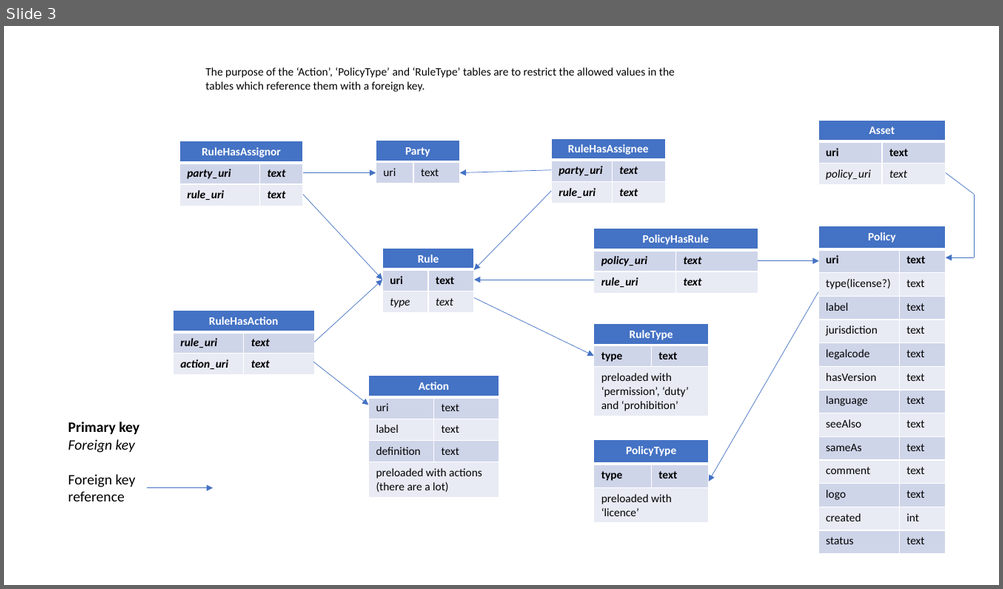
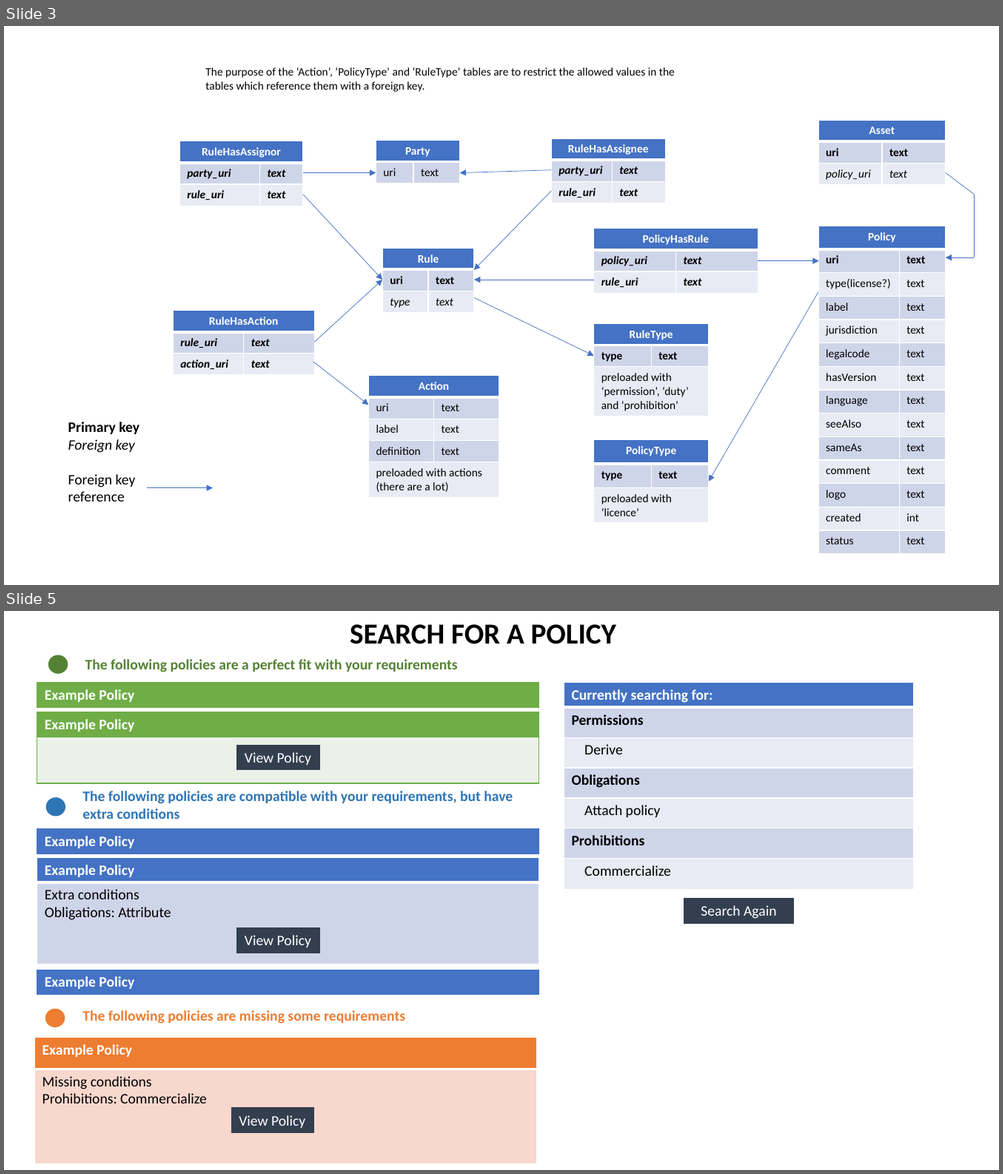
Before and after one commit to CSIRO-enviro-informatics/licences-catalogue, a slide deck: _docs/DataModel.pptx. Shown one above the other, each under a label of ours: slide 3 before the commit, slides 3 and 5 after it; the slides between them are not shown. The pictures are 1003x589 and 1003x1174 pixels, drawn with LibreOffice and Linux fonts; fonts in the diff are those of the drawing. Boxes give left, top, right and bottom in pixels: in the first picture for what was removed or moved away, otherwise in the second. Text is boxed around its words. In the diff, an @@ line names an element or a change of style, - is before the commit and + after.

Commit message:
Added mockup for policy search pages to _docs

```diff
--- a/_docs/DataModel.pptx
+++ b/_docs/DataModel.pptx
@@ slide 5 added at (4,611,999,1170), background #FFFFFF @@
@@ text added at (350,624,616,644), 28 pt, text #000000, bold @@
+SEARCH FOR A POLICY
@@ ellipse added at (48,655,68,674), fill #548235, outline #548235 1 pt @@
@@ text added at (85,659,458,672), 14 pt, text #548235, bold @@
+The following policies are a perfect fit with your requirements
@@ table added at (37,683,538,707), 1 rows, 1 columns @@
+Example Policy
@@ table added at (563,683,913,890), 7 rows, 1 columns @@
+Currently searching for:
+Permissions
+Derive
+Obligations
+Attach policy
+Prohibitions
+Commercialize
@@ table added at (37,712,538,783), 2 rows, 1 columns @@
+Example Policy
+
@@ rectangle added at (237,745,319,771), fill #333F50, outline #333F50 0.75 pt, 14 pt, text #FFFFFF @@
+View Policy
@@ ellipse added at (46,798,65,816), fill #2E75B6, outline #2E75B6 1 pt @@
@@ text added at (82,791,512,819), 14 pt, text #2E75B6, bold @@
+The following policies are compatible with your requirements, but have extra conditions
@@ table added at (37,829,538,854), 1 rows, 1 columns @@
+Example Policy
@@ table added at (37,858,538,965), 2 rows, 1 columns @@
+Example Policy
+Extra conditions / Obligations: Attribute
@@ rectangle added at (684,898,794,923), fill #333F50, outline #333F50 0.75 pt, 14 pt, text #FFFFFF @@
+Search Again
@@ rectangle added at (237,928,319,954), fill #333F50, outline #333F50 0.75 pt, 14 pt, text #FFFFFF @@
+View Policy
@@ table added at (37,970,538,994), 1 rows, 1 columns @@
+Example Policy
@@ ellipse added at (45,1009,65,1028), fill #ED7D31, outline #ED7D31 1 pt @@
@@ text added at (82,1011,405,1024), 14 pt, text #ED7D31, bold @@
+The following policies are missing some requirements
@@ table added at (34,1038,536,1165), 2 rows, 1 columns @@
+Example Policy
+Missing conditions / Prohibitions: Commercialize
@@ rectangle added at (232,1108,314,1133), fill #333F50, outline #333F50 0.75 pt, 14 pt, text #FFFFFF @@
+View Policy
```
Also in this commit, not shown: 1 other slide added.
